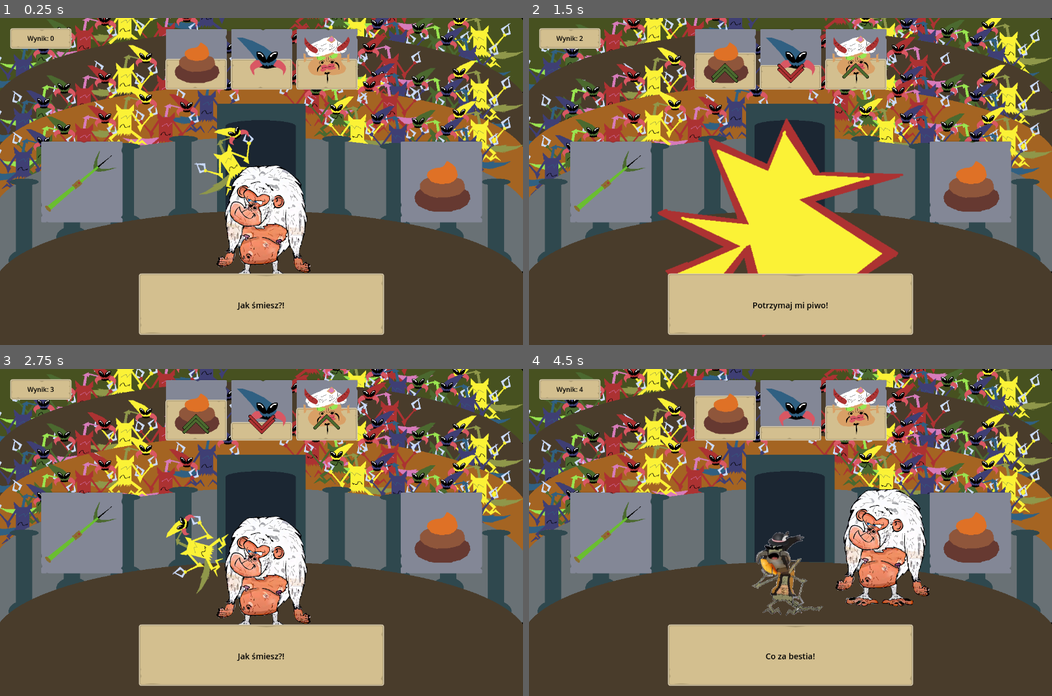
Above: before the commit, frames 1-4 (two rows, left to right).
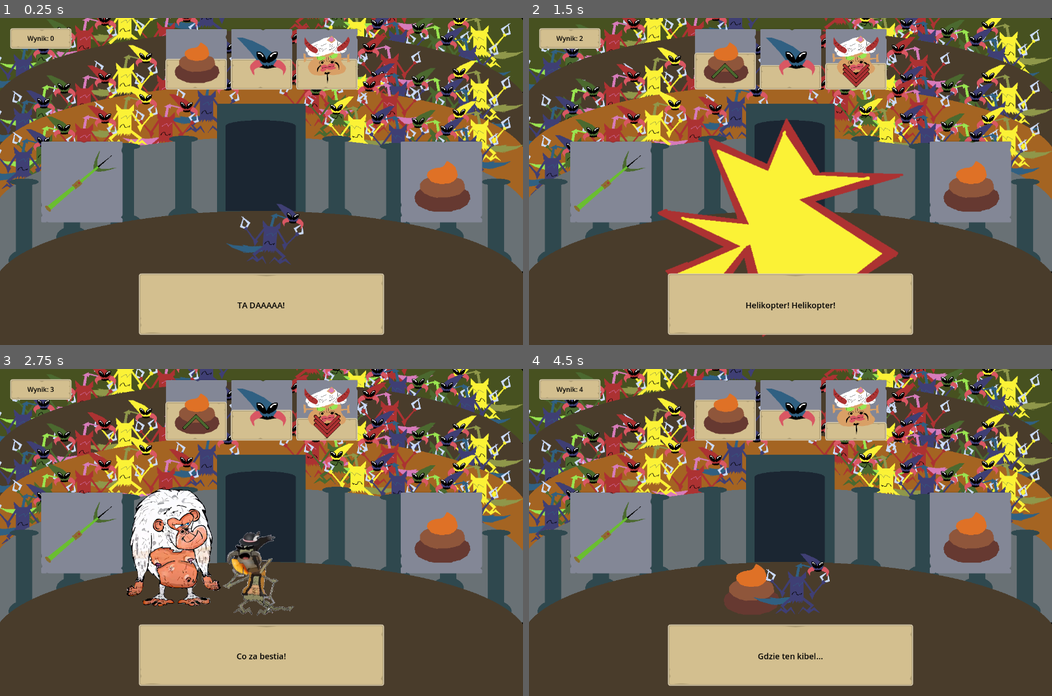
Above: after the commit, the same moments.

Repository: P1X-in/space-tricks
Game: Godot game, scene res://scenes/main.tscn
Same seed, same stepped clock (60 frames per second), same inputs: the game is played once before the commit and once after it.
Inputs (mouse positions are in pixels of both pictures, inside the frame that each line leads up to):
- Up to frame 1 (0.25 s): no input
- Up to frame 2 (1.5 s): click (612, 181) at 0.5 s; click (612, 181) at 1.25 s
- Up to frame 3 (2.75 s): click (83, 532) at 2 s
- Up to frame 4 (4.5 s): tap Enter at 2.75 s; move the mouse to (905, 516) at 2.77 s; tap F at 2.85, 3.6, 4.35 s; move the mouse to (685, 548) at 3.52 s; move the mouse to (842, 460) at 4.27 s

The runs differ from the first frame. In frame 1, 5.0% of the frame differs, in the area x 37-60%, y 33-90%; in frame 2, 0.7%; in frame 3, 9.7%, in the area x 24-69%, y 9-90%; in frame 4, 8.0%.

Commit message:
Techno

Diff:
--- /dev/null
+++ b/scenes/tricks/techno.tscn
@@ -0,0 +1,98 @@
+[gd_scene load_steps=13 format=3 uid="uid://dda6ykn7xexl6"]
+
+[ext_resource type="PackedScene" uid="uid://b62avp2rlxbi" path="res://scenes/tricks/trick.tscn" id="1_x711x"]
+[ext_resource type="Texture2D" uid="uid://cga7isvhmqtt3" path="res://assets/gfx/aliens/tekno_01.png" id="2_ng31w"]
+[ext_resource type="Texture2D" uid="uid://begoaqfljiig" path="res://assets/gfx/aliens/tekno_02.png" id="3_273y4"]
+[ext_resource type="Texture2D" uid="uid://kud1vthubhw3" path="res://assets/gfx/aliens/tekno_03.png" id="4_qtk54"]
+[ext_resource type="Texture2D" uid="uid://bwurmosjpau7q" path="res://assets/gfx/aliens/tekno_04.png" id="5_8huxw"]
+[ext_resource type="Texture2D" uid="uid://wkim38ejkavf" path="res://assets/gfx/aliens/speaker_01.png" id="6_d1qp2"]
+[ext_resource type="Texture2D" uid="uid://brqnbthgjd1v5" path="res://assets/gfx/aliens/speaker_02.png" id="7_ntj46"]
+[ext_resource type="Texture2D" uid="uid://cuo2rg7b8ah2t" path="res://assets/gfx/aliens/speaker_03.png" id="8_cm0aa"]
+
+[sub_resource type="Animation" id="Animation_o0ygd"]
+resource_name = "trick"
+
+[sub_resource type="AnimationLibrary" id="AnimationLibrary_2fbpf"]
+_data = {
+"trick": SubResource("Animation_o0ygd")
+}
+
+[sub_resource type="SpriteFrames" id="SpriteFrames_dxx8y"]
+animations = [{
+"frames": [{
+"duration": 1.0,
+"texture": ExtResource("6_d1qp2")
+}, {
+"duration": 1.0,
+"texture": ExtResource("7_ntj46")
+}, {
+"duration": 1.0,
+"texture": ExtResource("8_cm0aa")
+}],
+"loop": true,
+"name": &"default",
+"speed": 2.0
+}]
+
+[sub_resource type="SpriteFrames" id="SpriteFrames_giivj"]
+animations = [{
+"frames": [{
+"duration": 1.0,
+"texture": ExtResource("2_ng31w")
+}, {
+"duration": 1.0,
+"texture": ExtResource("3_273y4")
+}, {
+"duration": 1.0,
+"texture": ExtResource("4_qtk54")
+}, {
+"duration": 1.0,
+"texture": ExtResource("5_8huxw")
+}],
+"loop": true,
+"name": &"default",
+"speed": 2.0
+}]
+
+[node name="Techno" instance=ExtResource("1_x711x")]
+gold_outcome = {
+"boredom": 3,
+"gold": -2,
+"happiness": -1
+}
+kill_outcome = {
+"boredom": -2,
+"gold": 1,
+"happiness": 3
+}
+messages = ["DISCO DISCO UUU UUU", "HARD BASS"]
+
+[node name="animations" type="AnimationPlayer" parent="." index="0"]
+libraries = {
+"": SubResource("AnimationLibrary_2fbpf")
+}
+
+[node name="AnimatedSprite2D2" type="AnimatedSprite2D" parent="." index="1"]
+position = Vector2(100, -30)
+sprite_frames = SubResource("SpriteFrames_dxx8y")
+autoplay = "default"
+
+[node name="AnimatedSprite2D4" type="AnimatedSprite2D" parent="." index="2"]
+position = Vector2(200, -60)
+sprite_frames = SubResource("SpriteFrames_dxx8y")
+autoplay = "default"
+
+[node name="AnimatedSprite2D3" type="AnimatedSprite2D" parent="." index="3"]
+position = Vector2(-100, -30)
+sprite_frames = SubResource("SpriteFrames_dxx8y")
+autoplay = "default"
+
+[node name="AnimatedSprite2D5" type="AnimatedSprite2D" parent="." index="4"]
+position = Vector2(-200, -60)
+sprite_frames = SubResource("SpriteFrames_dxx8y")
+autoplay = "default"
+
+[node name="AnimatedSprite2D" type="AnimatedSprite2D" parent="." index="5"]
+position = Vector2(50, 0)
+sprite_frames = SubResource("SpriteFrames_giivj")
+autoplay = "default"
--- a/scenes/tricks/tricks.gd
+++ b/scenes/tricks/tricks.gd
@@ -6,7 +6,8 @@
 	preload("res://scenes/tricks/helicopter.tscn").instantiate(),
 	preload("res://scenes/tricks/loki.tscn").instantiate(),
 	preload("res://scenes/tricks/poo.tscn").instantiate(),
-	preload("res://scenes/tricks/hipnoza.tscn").instantiate()
+	preload("res://scenes/tricks/hipnoza.tscn").instantiate(),
+	preload("res://scenes/tricks/techno.tscn").instantiate()
 ]
 
 func get_random_trick() -> Node2D:
